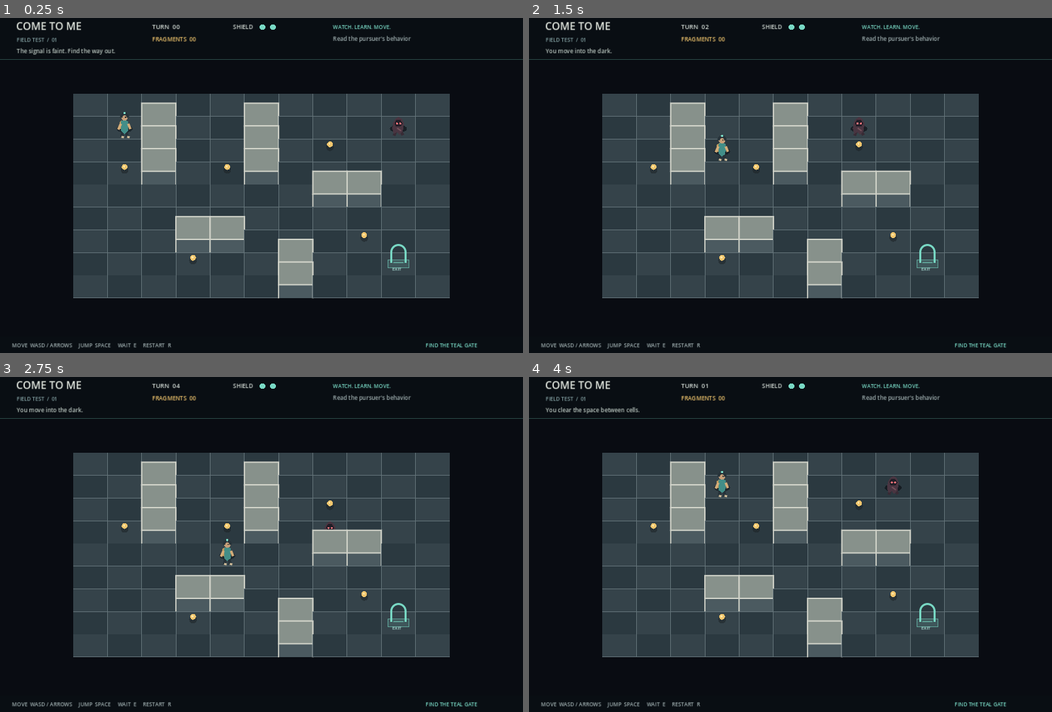
Above: before the commit, frames 1-4 (two rows, left to right).
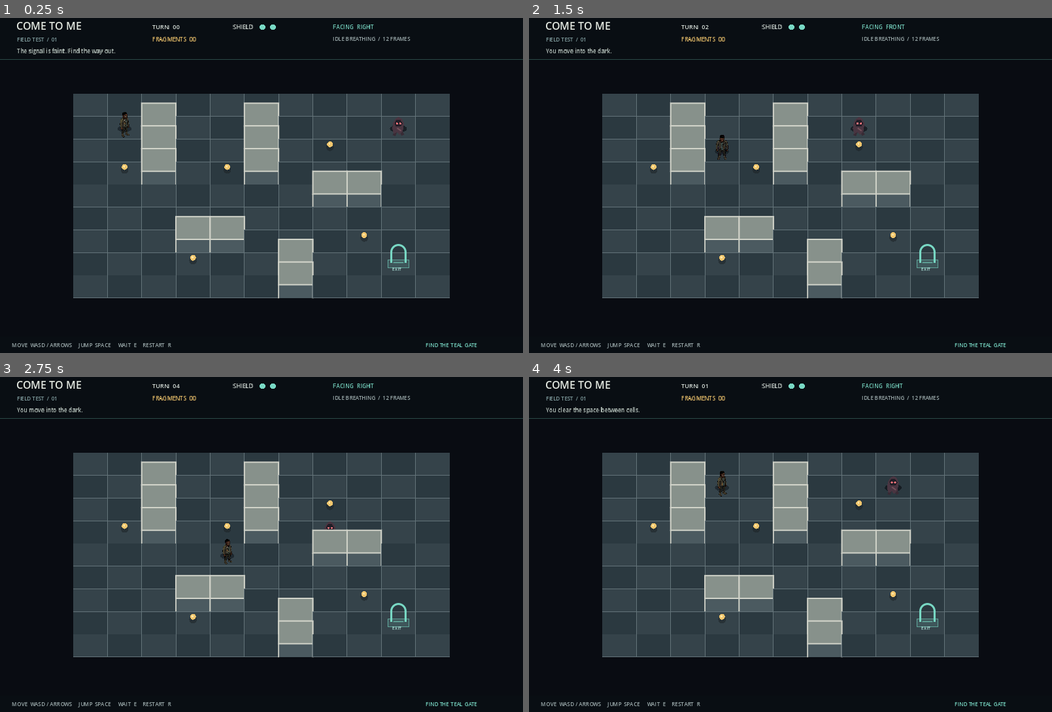
Above: after the commit, the same moments.

Repository: edmundo738/come-to-me
Game: Godot game, scene res://scenes/main.tscn
Two runs of this game, one before a commit and one after it. Both use one fixed random seed, a clock stepped at 60 frames per second and the inputs below.
Inputs:
- Up to frame 1 (0.25 s): no input
- Up to frame 2 (1.5 s): tap Enter at 0.5 s; hold Right 0.53-1.28 s; tap 1 at 0.6 s; tap Space at 0.77, 1.25 s; hold Down from 1.28 s (still down); tap 2 at 1.35 s
- Up to frame 3 (2.75 s): tap Space at 1.52 s; tap Enter at 2 s; release Down at 2.03 s; hold Right from 2.03 s (still down); tap 3 at 2.1 s
- Up to frame 4 (4 s): tap Space at 2.75, 3.02, 3.77 s; release Right at 2.78 s; hold Up 2.78-3.53 s; tap 4 at 2.85 s; tap Enter at 3.5 s; hold Left from 3.53 s (still down); tap R at 3.6 s

The runs differ from the first frame. In frame 1, 1.0% of the frame differs, in the area x 2-92%, y 1-99%; in frame 2, 0.9%; in frame 3, 0.9%; in frame 4, 1.0%.

Commit message:
Integrate directional idle cycles into gameplay test build
Co-authored-by: arena-agent <297053741+arena-agent@users.noreply.github.com>

Diff:
--- a/scripts/main.gd
+++ b/scripts/main.gd
@@ -12,6 +12,14 @@
 const TEAL := Color("78d8c4")
 const GOLD := Color("f2c66d")
 const RED := Color("f07178")
+const PLAYER_SPRITE_SCALE := 0.15
+const PLAYER_FRAME_DURATIONS := [0.27, 0.25, 0.25, 0.25, 0.27, 0.30, 0.30, 0.30, 0.25, 0.25, 0.25, 0.25]
+const PLAYER_ANIMATION_PATHS := {
+	"FRONT": "res://characters/protagonist/animations/idle_normal/frente/",
+	"BACK": "res://characters/protagonist/animations/idle_normal/tras/",
+	"LEFT": "res://characters/protagonist/review/idle_n_esquerda_skeleton_05/frames/",
+	"RIGHT": "res://characters/protagonist/review/idle_n_direita_skeleton_02/frames/",
+}
 
 var world: GridWorld
 var player: ActorState
@@ -23,11 +31,55 @@
 var game_state := "playing" # playing, won, game_over
 var status_message := "The signal is faint. Find the way out."
 var font: Font
+var player_animation: AnimatedSprite2D
 
 func _ready() -> void:
 	font = ThemeDB.fallback_font
+	texture_filter = CanvasItem.TEXTURE_FILTER_NEAREST
+	player_animation = AnimatedSprite2D.new()
+	player_animation.name = "PlayerIdleAnimation"
+	player_animation.sprite_frames = build_player_sprite_frames()
+	player_animation.play("RIGHT")
+	player_animation.visible = false # Its current frame is drawn in the world's depth-sorted pass.
+	add_child(player_animation)
+	player_animation.frame_changed.connect(queue_redraw)
 	start_run()
 	get_viewport().size_changed.connect(queue_redraw)
+
+func build_player_sprite_frames() -> SpriteFrames:
+	var sprite_frames := SpriteFrames.new()
+	sprite_frames.clear_all()
+	for animation_name in PLAYER_ANIMATION_PATHS:
+		sprite_frames.add_animation(animation_name)
+		sprite_frames.set_animation_loop(animation_name, true)
+		sprite_frames.set_animation_speed(animation_name, 1.0)
+		var base_path: String = PLAYER_ANIMATION_PATHS[animation_name]
+		for frame_index in range(PLAYER_FRAME_DURATIONS.size()):
+			var filename := "frame_%03d.png" % (frame_index + 1)
+			var texture := load(base_path + filename) as Texture2D
+			if texture == null:
+				push_error("Missing player animation frame: %s%s" % [base_path, filename])
+				continue
+			sprite_frames.add_frame(animation_name, texture, PLAYER_FRAME_DURATIONS[frame_index])
+	return sprite_frames
+
+func animation_for_direction(direction: Vector2i) -> String:
+	if direction == Vector2i.UP:
+		return "BACK"
+	if direction == Vector2i.DOWN:
+		return "FRONT"
+	if direction == Vector2i.LEFT:
+		return "LEFT"
+	return "RIGHT"
+
+func set_player_facing(direction: Vector2i) -> void:
+	if player_animation == null:
+		return
+	var animation_name := animation_for_direction(direction)
+	if player_animation.animation != animation_name:
+		player_animation.play(animation_name)
+		player_animation.speed_scale = 1.0
+	queue_redraw()
 
 func start_run() -> void:
 	world = GridWorld.new()
@@ -40,6 +92,7 @@
 	game_state = "playing"
 	status_message = "The signal is faint. Find the way out."
 	enemy.plan_step(player.cell, world)
+	set_player_facing(last_direction)
 	queue_redraw()
 
 func _unhandled_input(event: InputEvent) -> void:
@@ -56,6 +109,7 @@
 	match action.type:
 		"move":
 			last_direction = action.direction
+			set_player_facing(last_direction)
 			perform_player_action(action.direction, false)
 		"jump":
 			perform_player_action(last_direction, true)
@@ -205,21 +259,20 @@
 	draw_string(font, center + Vector2(-13, 14), "EXIT", HORIZONTAL_ALIGNMENT_LEFT, -1, 9, Color("b8f1e6"))
 
 func draw_player(center: Vector2) -> void:
-	draw_ellipse(center + Vector2(0, 2), Vector2(17, 8), Color(0.02, 0.04, 0.06, 0.5))
-	# Boots and legs sit below the coat so the character has a clear upright read.
-	draw_line(center + Vector2(-4, 9), center + Vector2(-6, 19), Color("263239"), 5.0, true)
-	draw_line(center + Vector2(4, 9), center + Vector2(6, 19), Color("263239"), 5.0, true)
-	draw_line(center + Vector2(-6, 19), center + Vector2(-2, 20), Color("d0bd9a"), 3.0, true)
-	draw_line(center + Vector2(6, 19), center + Vector2(10, 20), Color("d0bd9a"), 3.0, true)
-	# Backpack, coat and arms give the player a recognizable explorer silhouette.
-	draw_colored_polygon(PackedVector2Array([center + Vector2(-11, -12), center + Vector2(-5, -16), center + Vector2(-4, 4), center + Vector2(-11, 2)]), Color("bd985b"))
-	draw_colored_polygon(PackedVector2Array([center + Vector2(-7, -14), center + Vector2(0, -18), center + Vector2(8, -13), center + Vector2(7, 7), center + Vector2(0, 13), center + Vector2(-7, 7)]), Color("428e88"))
-	draw_line(center + Vector2(-8, -8), center + Vector2(-13, 3), Color("d4ad79"), 4.0, true)
-	draw_line(center + Vector2(8, -8), center + Vector2(12, 2), Color("d4ad79"), 4.0, true)
-	draw_circle(center + Vector2(0, -22), 7, Color("c69f79"))
-	draw_arc(center + Vector2(0, -22), 7, PI, TAU, 16, Color("263239"), 4.0, true)
-	draw_circle(center + Vector2(2, -22), 1.2, Color("20262a"))
-	draw_circle(center + Vector2(0, -31), 2.5, TEAL)
+	# The gameplay actor is still sorted with the world cell, while the hidden
+	# AnimatedSprite2D node supplies the real SpriteFrames clock and current cel.
+	draw_ellipse(center + Vector2(0, 2), Vector2(15, 7), Color(0.02, 0.04, 0.06, 0.45))
+	if player_animation == null or player_animation.sprite_frames == null:
+		return
+	var texture := player_animation.sprite_frames.get_frame_texture(player_animation.animation, player_animation.frame)
+	if texture == null:
+		return
+	var draw_size := Vector2(texture.get_size()) * PLAYER_SPRITE_SCALE
+	# The PNGs share a canvas with the boot-contact row at y=504. This root
+	# offset places that contact just below the logical tile center.
+	var sprite_center := center + Vector2(0, -15)
+	var destination := Rect2(sprite_center - draw_size * 0.5, draw_size)
+	draw_texture_rect(texture, destination, false, Color.WHITE)
 
 func draw_enemy(center: Vector2) -> void:
 	draw_ellipse(center + Vector2(0, 2), Vector2(18, 8), Color(0.02, 0.03, 0.05, 0.58))
@@ -245,8 +298,8 @@
 	for index in range(MAX_SHIELDS):
 		var pip_color := TEAL if index < shields else Color("42545b")
 		draw_circle(Vector2(552 + index * 22, 33), 6, pip_color)
-	draw_string(font, Vector2(700, 37), "WATCH. LEARN. MOVE.", HORIZONTAL_ALIGNMENT_LEFT, -1, 11, TEAL)
-	draw_string(font, Vector2(700, 62), "Read the pursuer's behavior", HORIZONTAL_ALIGNMENT_LEFT, -1, 12, Color("9eadae"))
+	draw_string(font, Vector2(700, 37), "FACING  %s" % animation_for_direction(last_direction), HORIZONTAL_ALIGNMENT_LEFT, -1, 12, TEAL)
+	draw_string(font, Vector2(700, 62), "IDLE BREATHING  /  12 FRAMES", HORIZONTAL_ALIGNMENT_LEFT, -1, 11, Color("9eadae"))
 	draw_string(font, Vector2(35, 88), status_message, HORIZONTAL_ALIGNMENT_LEFT, -1, 12, Color("bdc9c2"))
 
 func draw_footer() -> void:
Not shown, changed: README.md
